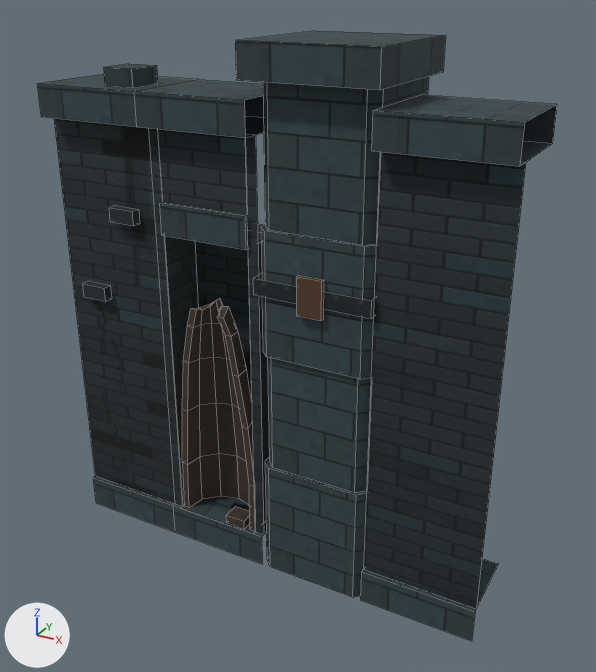
An edit to the FBX model pit-scene/kit/fbx/T1_Mid_A.fbx, drawn before and after from the same camera.
Camera for both pictures: a 50 mm lens placed at (3.67, -5.9, 5.63), pointed at (0.15, 0.51, 2.43). Lighting does not change. The marker at lower left points along +X, +Y and +Z. The older version comes first. Mesh edges are drawn as thin lines. Where no turn or scale is listed for an object, it has been applied to the vertices.

In view in the first picture: 'T1_Mid_A'.
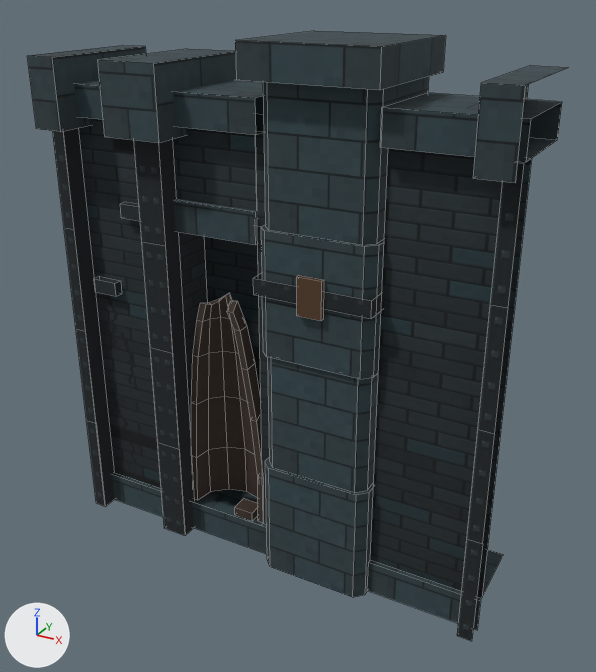
Location of each change, (x1, y1, x2, y2) in pixels of the pictures (596 x 672 px; the box of a moved part takes in the faces that stretch with it):
```json
{"object": "T1_Mid_A", "change": "reshaped", "before": [37, 31, 557, 641], "after": [27, 31, 569, 641]}
{"part": 1, "of": "me_t1_mid_a", "change": "added", "after": [134, 140, 194, 536]}
{"part": 2, "of": "me_t1_mid_a", "change": "moved or reshaped", "before": [37, 64, 557, 641], "after": [27, 46, 569, 641]}
```

Edits to the scene script, one JSON object a line:
```json
{"block": "me_t1_mid_a", "where": "# used by ob_t1_mid_a; location = (0.0, 0.0, 0.0)"}
{"op": "remove", "block": "me_t1_mid_a", "code": "me_t1_mid_a.from_pydata(...)  # 253 vertices, 168 faces; spans x -2.25..2.25, y -0.14..1.2, z 0.0..5.15"}
{"op": "add", "block": "me_t1_mid_a", "code": "me_t1_mid_a.from_pydata(...)  # 313 vertices, 194 faces; spans x -2.25..2.25, y -0.2..1.2, z 0.0..5.15"}
{"block": "me_t1_mid_a", "change": "me_t1_mid_a part 1: a new loose piece of 14 vertices spanning x -1.26..-0.99, y 0.0..0.2, z 0.0..4.4, in mat_t1_scenery (picture img_t1_scenery_atlas_png)"}
{"block": "me_t1_mid_a", "change": "me_t1_mid_a part 2"}
{"block": "me_t1_mid_a", "change": "5 vertices are removed from x -2.25..2.25, y -0.12, z 4.4"}
{"block": "me_t1_mid_a", "change": "13 faces are deleted"}
{"block": "me_t1_mid_a", "change": "168 vertices in x -2.25..2.25, y -0.12..0.85, z 0.0..4.86 move by (0.0, 0.16, 0.0)"}
{"block": "me_t1_mid_a", "change": "1 vertex moves from x 2.25, y 0.0, z 0.35 to x 2.25, y 0.0, z 1.1"}
{"block": "me_t1_mid_a", "change": "28 vertices are added at x -2.25..2.25, y -0.2..0.2, z 0.0..4.95"}
{"block": "me_t1_mid_a", "change": "5 new vertices lie (0.0, 0.0, 4.05) away from vertices in x -2.25..2.25, y 0.04, z 0.35"}
{"block": "me_t1_mid_a", "change": "10 new vertices lie (0.0, 1.31, 0.0) away from vertices in x -2.25..2.25, y -0.2, z 4.3..4.95"}
{"block": "me_t1_mid_a", "change": "8 new vertices lie (0.14, 0.0, 0.0) away from vertices in x -2.25..2.11, y 0.0, z 0.0..4.4"}
{"block": "me_t1_mid_a", "change": "33 new faces join them"}
```
